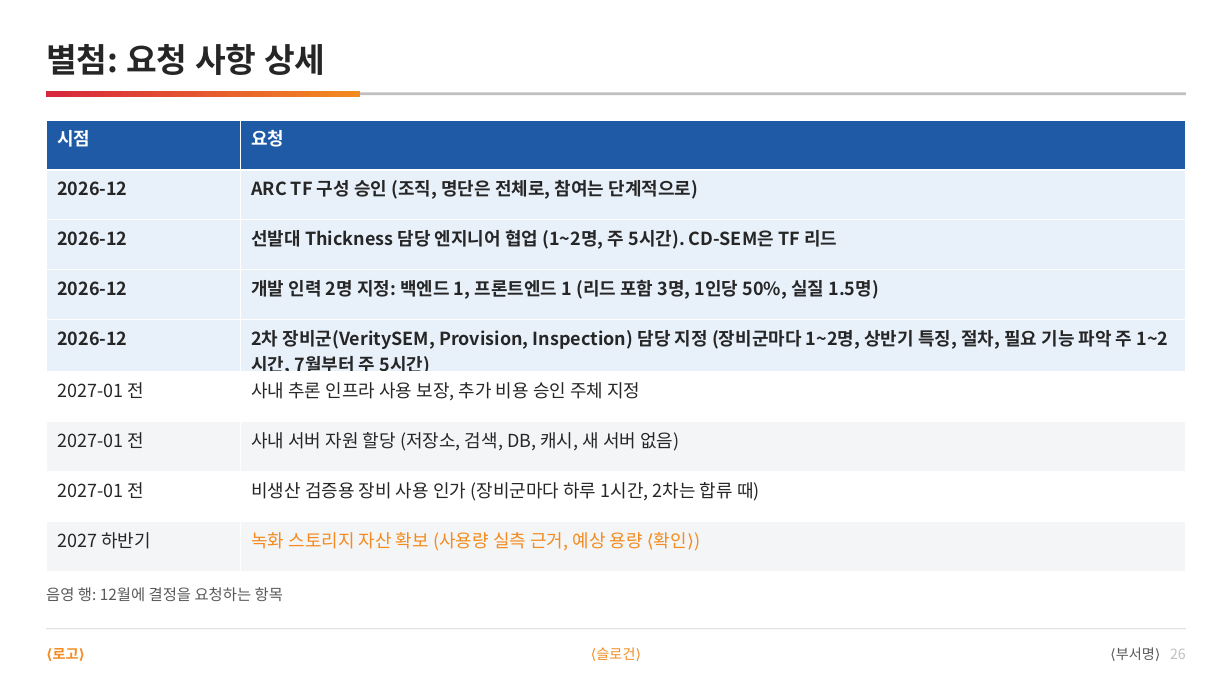
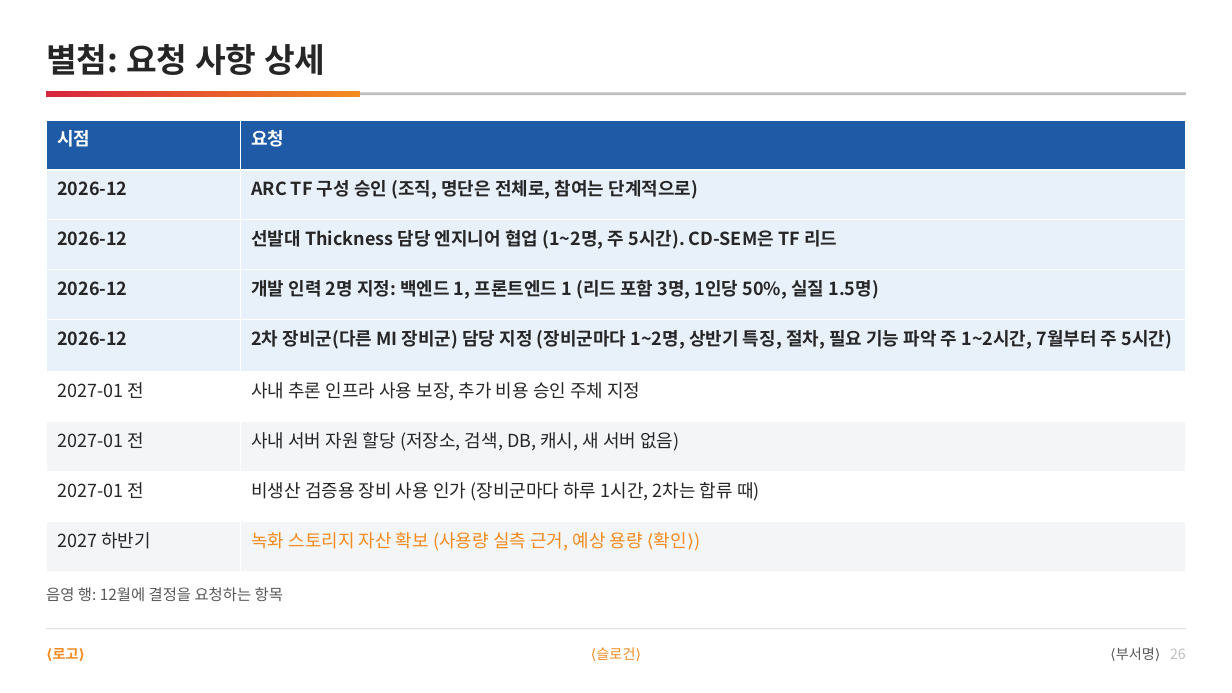
Before and after one commit to DarrenKoi/pm_notes, a slide deck: slide 26 of my-task/arc-tf/deliverables/arc-tf-team-full.pptx. Drawn at 1232x693 pixels with LibreOffice and Linux fonts; fonts in the diff are those of the drawing. Boxes give left, top, right and bottom in pixels: in the first picture for what was removed or moved away, otherwise in the second. Text is boxed around its words. In the diff, an @@ line names an element or a change of style, - is before the commit and + after.

```diff
--- a/my-task/arc-tf/deliverables/arc-tf-team-full.pptx
+++ b/my-task/arc-tf/deliverables/arc-tf-team-full.pptx
@@ table at (46, 120, 1186, 569) @@
-row 5, column 2: 2차 장비군(VeritySEM, Provision, Inspection) 담당 지정 (장비군마다 1~2명, 상반기 특징, 절차, 필요 기능 파악 주 1~2시간, 7월부터 주 5시간)
+row 5, column 2: 2차 장비군(다른 MI 장비군) 담당 지정 (장비군마다 1~2명, 상반기 특징, 절차, 필요 기능 파악 주 1~2시간, 7월부터 주 5시간)
```
Also in this commit, not shown: 6 other slides changed, 19 other files.
